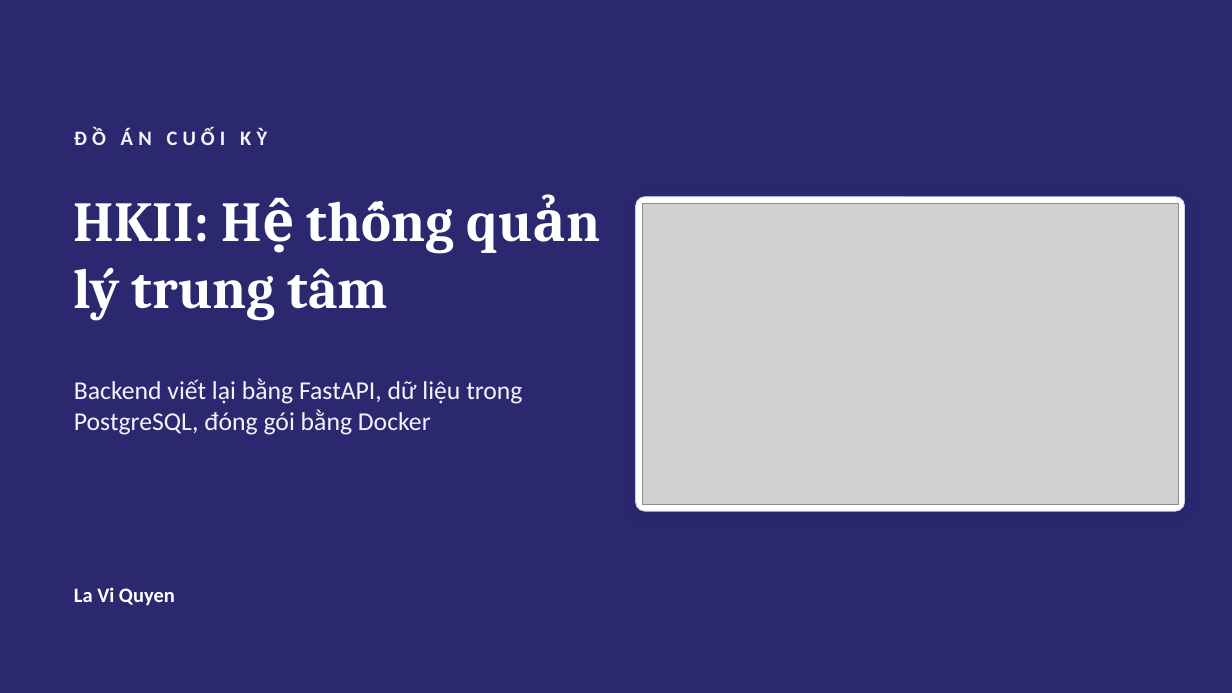
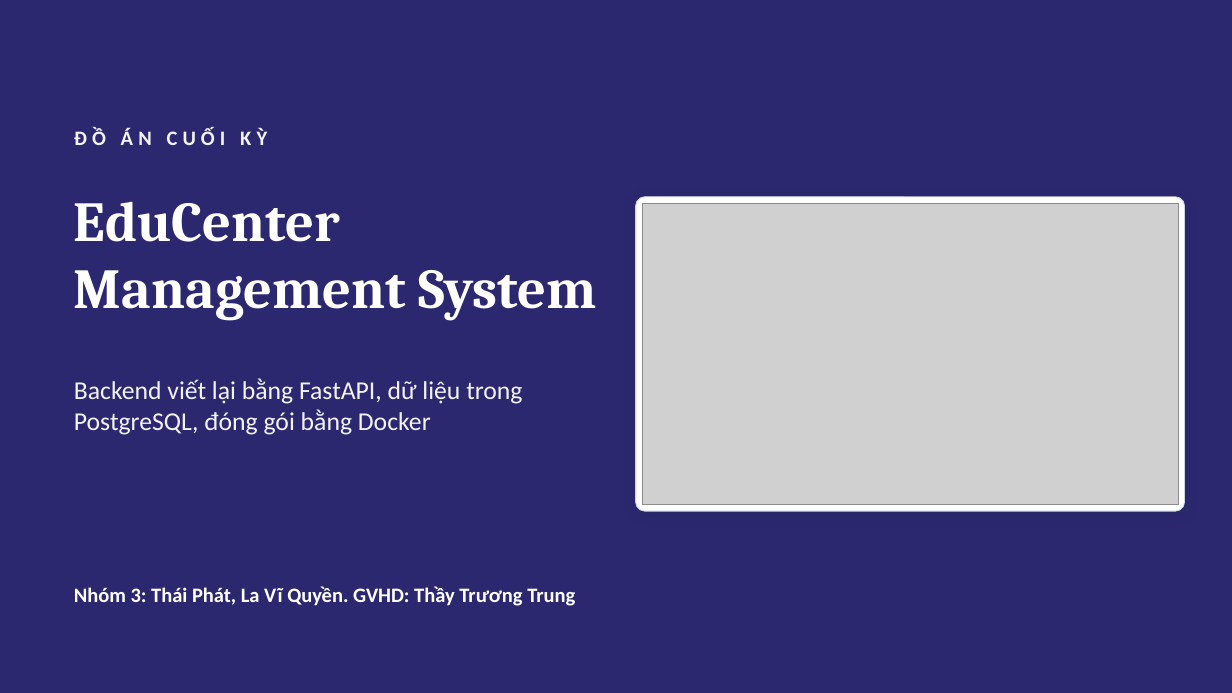
Before and after one commit to thaiphatcaifa/HKII-FastAPI, a slide deck: slide 1 of docs/HKII-ThuyetTrinh.pptx. Drawn at 1232x693 pixels with LibreOffice and Linux fonts; fonts in the diff are those of the drawing; grey boxes stand for pictures. Boxes give left, top, right and bottom in pixels: in the first picture for what was removed or moved away, otherwise in the second. Text is boxed around its words. In the diff, an @@ line names an element or a change of style, - is before the commit and + after.

```diff
--- a/docs/HKII-ThuyetTrinh.pptx
+++ b/docs/HKII-ThuyetTrinh.pptx
@@ title at bbox=[74, 201, 596, 321]: text changed @@
-HKII: Hệ thống quản lý trung tâm
+EduCenter Management System
@@ text at bbox=[74, 586, 575, 606]: text changed @@
-La Vi Quyen
+Nhóm 3: Thái Phát, La Vĩ Quyền. GVHD: Thầy Trương Trung
```
Also in this commit, not shown: 11 other slides changed, 1 slide added, 52 other files.
